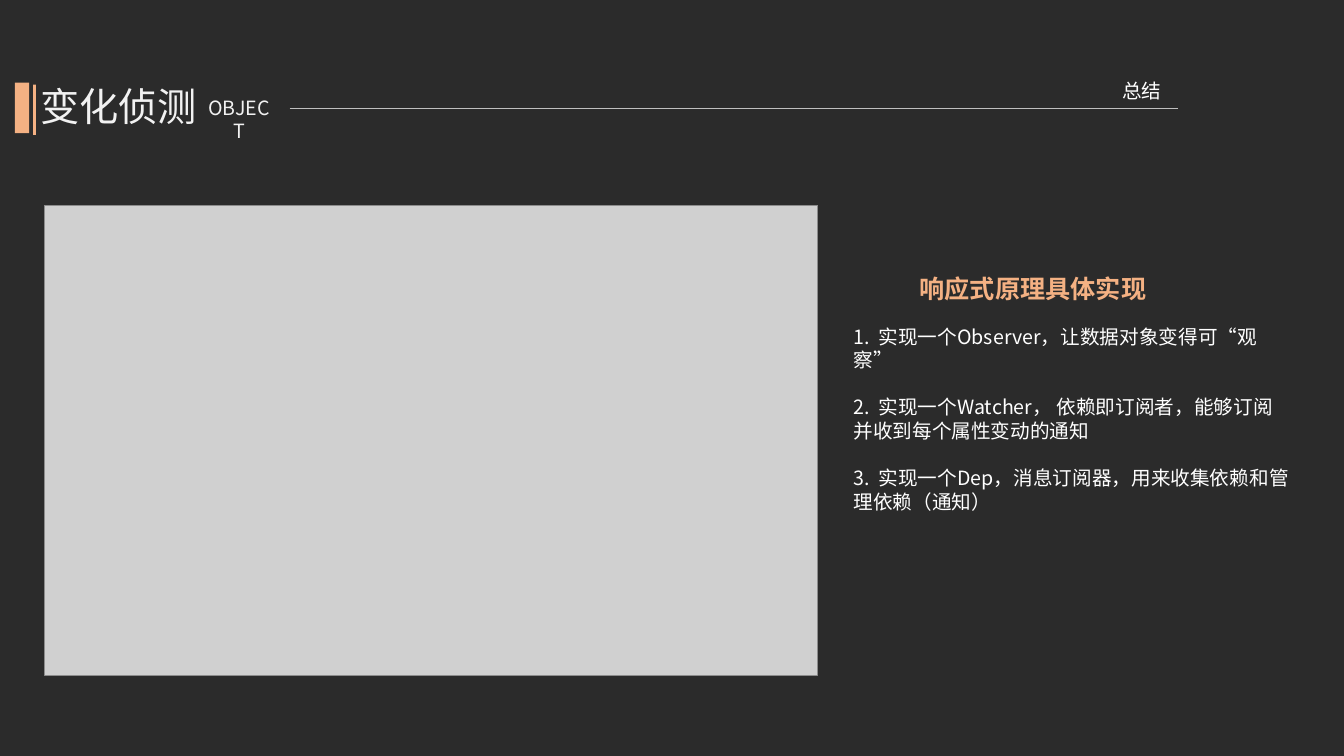
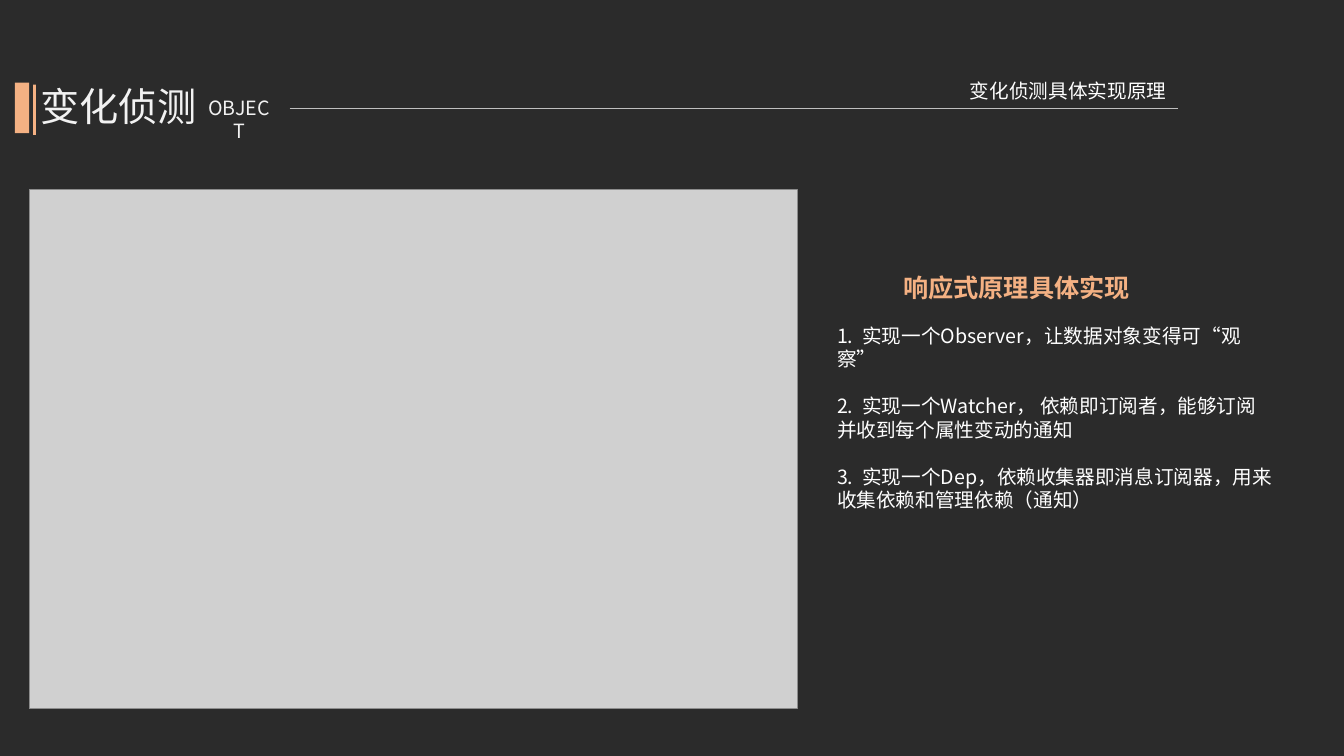
Before and after one commit to kcikkick/mvvm-demo, a slide deck: slide 15 of ppt/mvvm-demo.pptx. Drawn at 1344x756 pixels with LibreOffice and Linux fonts; fonts in the diff are those of the drawing; grey boxes stand for pictures; background and template pictures are left out; a plain dark background stands for a picture behind light text. Boxes give left, top, right and bottom in pixels: in the first picture for what was removed or moved away, otherwise in the second. Text is boxed around its words. In the diff, an @@ line names an element or a change of style, - is before the commit and + after.

```diff
--- a/ppt/mvvm-demo.pptx
+++ b/ppt/mvvm-demo.pptx
@@ text at (970,81,1166,100): text changed @@
-总结
+变化侦测具体实现原理
@@ picture: place and size @@
-picture at (44,206,818,676)
+picture at (29,190,798,709)
@@ text "响应式原理具体实现": place and size @@
-text "响应式原理具体实现" at (920,276,1147,301)
+text "响应式原理具体实现" at (903,275,1130,300)
@@ text "1. 实现一个Observer，让数据对象变得可“观察”": place and size @@
-text "1. 实现一个Observer，让数据对象变得可“观察”" at (853,327,1289,511)
+text "1. 实现一个Observer，让数据对象变得可“观察”" at (837,326,1272,509)
@@ text at (837,467,1272,509): text changed @@
-3. 实现一个Dep，消息订阅器，用来收集依赖和管理依赖（通知）
+3. 实现一个Dep，依赖收集器即消息订阅器，用来收集依赖和管理依赖（通知）
```
Also in this commit, not shown: 18 other slides changed, 4 slides added, 4 slides removed, 1 other file.
